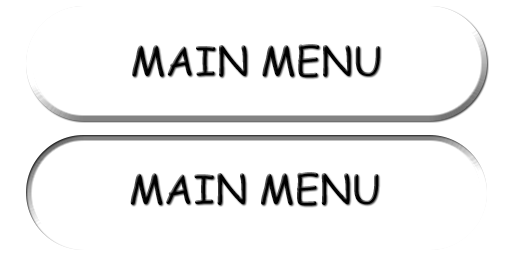
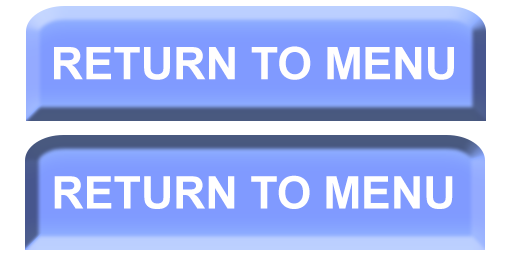
Layered file, before and after one edit (512px x 256px). Changes by layer:
painted on "txt2" over [54, 172, 453, 209]
painted on "txt1" over [54, 44, 454, 80]
added layer "Form 1 kopier" above "Form 1" over [25, 135, 485, 250]
added layer "Form 1" above "rect2" over [26, 6, 486, 121]
hid "rect2" over [26, 135, 487, 250]
hid "rect1" over [26, 6, 487, 121]
